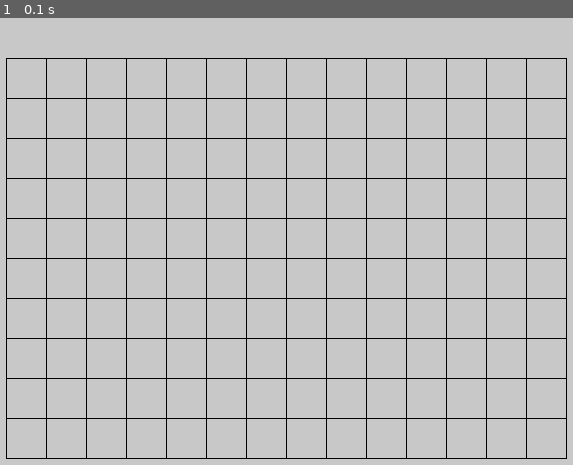
Above: before the commit, frame 1.
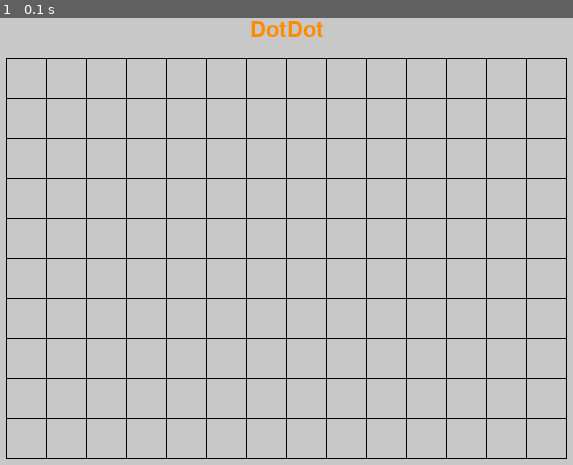
Above: after the commit, the same moment.

Repository: Tutorialoso/PythonGame
Game: pygame game, started from DotDot Pygame.py
Same seed, same stepped clock (60 frames per second), same inputs: the game is played once before the commit and once after it.
Inputs:
- Up to frame 1 (0.1 s): no input

The runs differ from the first frame. In frame 1, 0.3% of the frame differs, in the area x 43-57%, y 0-5%.

Commit message:
Dots are objects
- Started coding logic for conquered areas

Diff:
--- a/DotDot Pygame.py
+++ b/DotDot Pygame.py
@@ -8,21 +8,56 @@
 GAP_SIZE = 40
 TOLERANCE = 15
 
-#         R    G    B
-BLACK = (  0,   0,   0)
-WHITE = (255, 255, 255)
-RED   = (255,   0,   0)
-BLUE  = (  0,   0, 255)
-GREEN = (  0, 255,   0)
-GREY  = (200, 200, 200)
+assert WINDOW_WIDTH % GAP_SIZE == 0, "Window width must be a multiple of gap size"
+assert WINDOW_HEIGHT % GAP_SIZE == 0, "Window height must be a multiple of gap size"
+
+#          R    G    B
+BLACK  = (  0,   0,   0)
+WHITE  = (255, 255, 255)
+RED    = (255,   0,   0)
+BLUE   = (  0,   0, 255)
+GREEN  = (  0, 255,   0)
+YELLOW = (255, 255,   0)
+ORANGE = (255, 140,   0)
+GREY   = (200, 200, 200)
 
 BACKGROUND_COLOUR = GREY
-DOT_COLOUR = BLACK
 PLAYER_ONE_COLOUR = BLUE
 PLAYER_TWO_COLOUR = RED
 
 PLAYER_ONE = "1"
 PLAYER_TWO = "2"
+
+class Dot():
+    coord = (None, None)
+    player = None
+    colour = None
+    def __init__(self, player, grid_x, grid_y):
+        array_x = grid_x - 1
+        array_y = grid_y - 1
+        Dot.player = player
+        Dot.coord = (array_x, array_y)
+        if player == PLAYER_ONE:
+            Dot.colour = PLAYER_ONE_COLOUR
+        else:
+            Dot.colour = PLAYER_TWO_COLOUR
+        connected = False
+        pixel_x, pixel_y = grid_to_pixel(grid_x, grid_y)
+        pygame.draw.circle(DISPLAYSURF, Dot.colour, (pixel_x, pixel_y), 4, 0)
+
+class Land():
+    total_area = 0
+    player = None
+    colour = None
+    def __init__(self, player, dots_array):
+        if player == PLAYER_ONE:
+            Land.colour = PLAYER_ONE_COLOUR
+        else:
+            Land.colour = PLAYER_TWO_COLOUR
+        for current in range (len(dots_array), 0, -1):
+            first_dot_coord = dots_array[current].coord
+            second_dot_coord = dots_array[current - 1].coord
+            pygame.draw.line(DISPLAYSURF, Land.colour, first_dot_coord, second_dot_coord, 4)
 
 def main():
     global FPS_CLOCK, DISPLAYSURF, grid_array
@@ -30,6 +65,10 @@
     FPS_CLOCK = pygame.time.Clock()
     DISPLAYSURF = pygame.display.set_mode((WINDOW_WIDTH, WINDOW_HEIGHT))
     pygame.display.set_caption('DotDot')
+    title_font_obj = pygame.font.Font('freesansbold.ttf', 22)
+    title_surface_obj = title_font_obj.render('DotDot', True, ORANGE)
+    title_rect_obj = title_surface_obj.get_rect()
+    title_rect_obj.center = ((WINDOW_WIDTH / 2), (WINDOW_HEIGHT / GAP_SIZE))
 
     mouse_x = 0
     mouse_y = 0
@@ -39,6 +78,7 @@
     last_colour = PLAYER_ONE_COLOUR
 
     DISPLAYSURF.fill(BACKGROUND_COLOUR)
+    DISPLAYSURF.blit(title_surface_obj, title_rect_obj)
     grid_array = init_grid()
 
     while True:
@@ -52,11 +92,11 @@
                     if (grid_x > 0) and (grid_y > 0) and (grid_x < 16) and (grid_y < 12):
                         valid = is_click_valid(grid_x, grid_y)
                         if valid == True:
-                            draw_dot(grid_x, grid_y, current_player)
-                    if current_player == PLAYER_ONE:
-                        current_player = PLAYER_TWO
-                    else:
-                        current_player = PLAYER_ONE
+                            init_dot(grid_x, grid_y, current_player)
+                            if current_player == PLAYER_ONE:
+                                current_player = PLAYER_TWO
+                            else:
+                                current_player = PLAYER_ONE
             elif event.type == QUIT:
                 pygame.quit()
                 sys.exit()
@@ -69,10 +109,10 @@
     for i in range(0, (int(WINDOW_HEIGHT / GAP_SIZE) - 1)):
         grid_sub_array = []
         for j in range(0, (int(WINDOW_WIDTH / GAP_SIZE) - 1)):
-            grid_sub_array.append(True)
+            grid_sub_array.append(None)
         grid_array.append(grid_sub_array)
-    for l in range (0, len(grid_array)):
-        print(grid_array[l])
+#    for l in range (0, len(grid_array)):
+#        print(grid_array[l])
     for x in range(GAP_SIZE, (WINDOW_WIDTH), GAP_SIZE):
         pygame.draw.line(DISPLAYSURF, BLACK, (x, GAP_SIZE), (x, (WINDOW_HEIGHT - GAP_SIZE)), 1)
     for y in range(GAP_SIZE, (WINDOW_HEIGHT), GAP_SIZE):
@@ -95,7 +135,7 @@
     if (grid_x != None) and (grid_y != None):
         grid_x = int(grid_x)
         grid_y = int(grid_y)
-        print("grid_x =", grid_x, "grid_y =", grid_y)
+#        print("grid_x =", grid_x, "grid_y =", grid_y)
     return grid_x, grid_y
 
 def grid_to_pixel(grid_x, grid_y):
@@ -106,20 +146,23 @@
 def is_click_valid(grid_x, grid_y):
     array_x = grid_x - 1
     array_y = grid_y - 1
-    print("array_x =", array_x, "array_y =", array_y)
-    valid = grid_array[array_y][array_x]
-    print(valid)
-    if grid_array[array_y][array_x] == True:
-        grid_array[array_y][array_x] = False
+    valid = False
+#    print("array_x =", array_x, "array_y =", array_y)
+    if grid_array[array_y][array_x] == None:
+        valid = True
     return valid
 
-def draw_dot(grid_x, grid_y, player):
-    if player == PLAYER_ONE:
-        player_colour = PLAYER_ONE_COLOUR
-    else:
-        player_colour = PLAYER_TWO_COLOUR
-    pixel_x, pixel_y = grid_to_pixel(grid_x, grid_y)
-    pygame.draw.circle(DISPLAYSURF, player_colour, (pixel_x, pixel_y), 4, 0)
+def init_dot(grid_x, grid_y, player):
+    new_dot = Dot(player, grid_x, grid_y)
+    array_x, array_y = new_dot.coord[0], new_dot.coord[1]
+#    print("array_x =", array_x, "array_y =", array_y)
+    grid_array[array_y][array_x] = new_dot
+
+def is_connection_valid():
+    valid = False
+
+def connect_dots():
+    dots_array = []
 
 if __name__ == '__main__':
     main()
